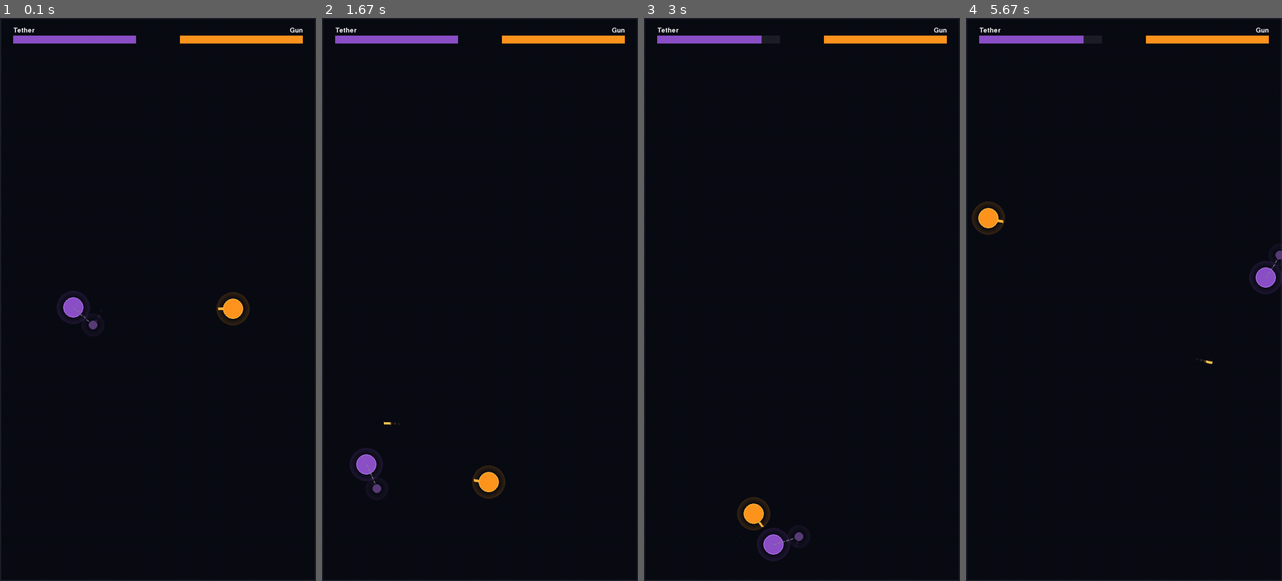
Above: before the commit, frames 1-4 (left to right).
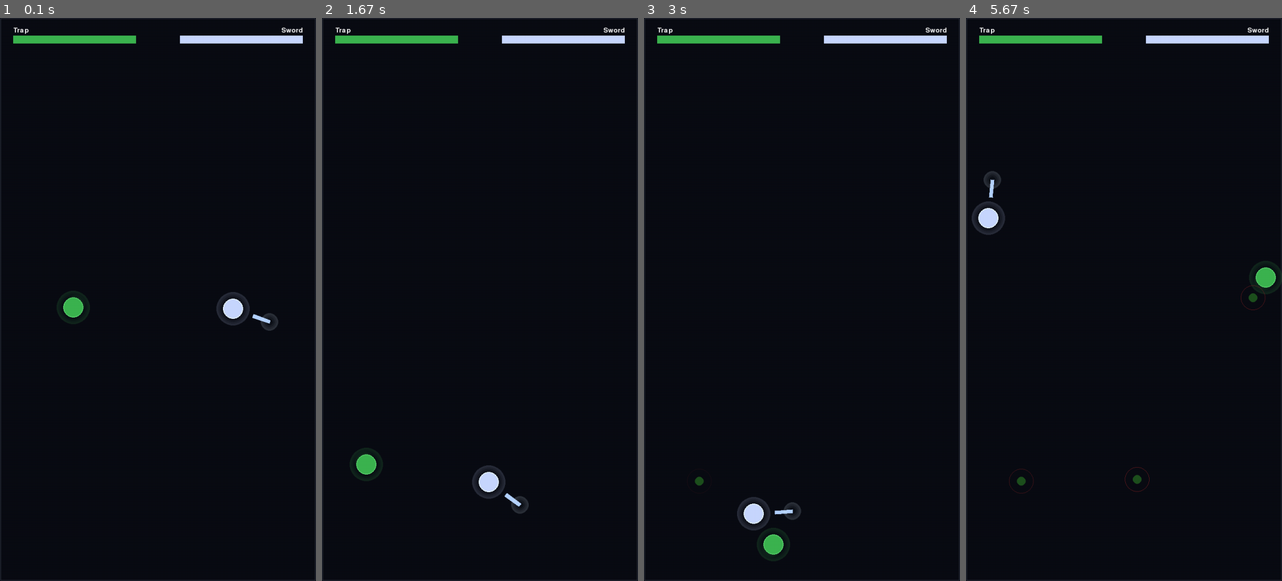
Above: after the commit, the same moments.

Repository: dstevenb07/PygameSimV1
Game: pygame game, started from main.py
Two runs of this game, one before a commit and one after it. Both use one fixed random seed, a clock stepped at 60 frames per second and the inputs below.
Inputs:
- Up to frame 1 (0.1 s): no input
- Up to frame 2 (1.67 s): no input
- Up to frame 3 (3 s): no input
- Up to frame 4 (5.67 s): no input

The runs differ from the first frame. In frame 1, 1.9% of the frame differs, in the area x 4-96%, y 1-56%; in frame 2, 1.9%; in frame 3, 2.0%; in frame 4, 2.1%, in the area x 1-100%, y 1-85%.

Commit message:
Phase 7: implement TrapLayer with mines, proximity trigger, and fade
Adds Mine class and full TrapLayer implementation — mines drop at ball
position on MINE_DROP_INTERVAL, age each frame, fade alpha from
MINE_FADE_START to MINE_LIFETIME, despawn silently at max age (continue
skips proximity check on expiry frame), trigger emit_mine + shake on
enemy proximity. Draws faint ball trail, dark mine body, and pulsing
proximity ring with composited alpha. Swaps fighters to Trap vs Sword.

https://claude.ai/code/session_01X11Di7bKCCdYDvWa7iTVzC

Diff:
--- a/ball_trap.py
+++ b/ball_trap.py
@@ -1,6 +1,72 @@
+import math
+import pygame
 from constants import *
 from ball_base import Ball
 
 
+class Mine:
+    def __init__(self, pos):
+        self.pos = pygame.math.Vector2(pos)
+        self.age = 0.0
+        self.alive = True
+        self.alpha = 255
+
+
 class TrapLayer(Ball):
-    pass
+    def __init__(self, pos, color, name):
+        super().__init__(pos, color, name)
+        self.mine_timer = MINE_DROP_INTERVAL
+        self.mines = []
+        self.trail = []
+
+    def weapon_update(self, dt, enemy, particles, shake_state):
+        self.trail.append(tuple(self.pos))
+        if len(self.trail) > 3:
+            self.trail.pop(0)
+
+        self.mine_timer -= dt
+        if self.mine_timer <= 0:
+            self.mine_timer = MINE_DROP_INTERVAL
+            self.mines.append(Mine(self.pos))
+
+        for mine in self.mines:
+            mine.age += dt
+            if mine.age >= MINE_FADE_START:
+                t = (mine.age - MINE_FADE_START) / (MINE_LIFETIME - MINE_FADE_START)
+                mine.alpha = int(255 * (1 - t))
+            if mine.age >= MINE_LIFETIME:
+                mine.alive = False
+                continue
+            if enemy.alive and (enemy.pos - mine.pos).length() < MINE_PROXIMITY_RADIUS:
+                enemy.take_damage(MINE_DAMAGE, mine)
+                particles.emit_mine(mine.pos)
+                shake_state[0] = SCREEN_SHAKE_FRAMES
+                mine.alive = False
+
+        self.mines = [m for m in self.mines if m.alive]
+
+    def weapon_draw(self, surface):
+        for i, pos in enumerate(self.trail):
+            alpha = int(15 + 15 * (i / len(self.trail)))
+            s = pygame.Surface((BALL_RADIUS * 2, BALL_RADIUS * 2), pygame.SRCALPHA)
+            pygame.draw.circle(s, (*self.color, alpha), (BALL_RADIUS, BALL_RADIUS), BALL_RADIUS)
+            surface.blit(s, (int(pos[0]) - BALL_RADIUS, int(pos[1]) - BALL_RADIUS))
+
+        for mine in self.mines:
+            alpha = mine.alpha
+            mine_draw_pos = (int(mine.pos.x) - MINE_RADIUS, int(mine.pos.y) - MINE_RADIUS)
+            s = pygame.Surface((MINE_RADIUS * 2, MINE_RADIUS * 2), pygame.SRCALPHA)
+            pygame.draw.circle(s, (30, 80, 30, alpha), (MINE_RADIUS, MINE_RADIUS), MINE_RADIUS)
+            surface.blit(s, mine_draw_pos)
+
+            pulse_alpha = int(80 + 50 * math.sin(mine.age * 4))
+            ring_draw_pos = (int(mine.pos.x) - MINE_PROXIMITY_RADIUS,
+                             int(mine.pos.y) - MINE_PROXIMITY_RADIUS)
+            ring_surf = pygame.Surface(
+                (MINE_PROXIMITY_RADIUS * 2, MINE_PROXIMITY_RADIUS * 2), pygame.SRCALPHA
+            )
+            pygame.draw.circle(
+                ring_surf, (180, 40, 40, int(pulse_alpha * alpha / 255)),
+                (MINE_PROXIMITY_RADIUS, MINE_PROXIMITY_RADIUS), MINE_PROXIMITY_RADIUS, 1
+            )
+            surface.blit(ring_surf, ring_draw_pos)
--- a/main.py
+++ b/main.py
@@ -25,15 +25,15 @@
     shake_state = [0]
 
     # --- CHARACTER ROSTER (change these two lines to swap fighters) ---
-    fighter_a = TetherBall(
+    fighter_a = TrapLayer(
         pos=(SCREEN_WIDTH // 4, SCREEN_HEIGHT // 2),
-        color=(140, 80, 200),
-        name="Tether"
+        color=(60, 180, 80),
+        name="Trap"
     )
-    fighter_b = GunBall(
+    fighter_b = SwordBall(
         pos=(3 * SCREEN_WIDTH // 4, SCREEN_HEIGHT // 2),
-        color=(255, 150, 30),
-        name="Gun"
+        color=(200, 215, 255),
+        name="Sword"
     )
     # ------------------------------------------------------------------
 
